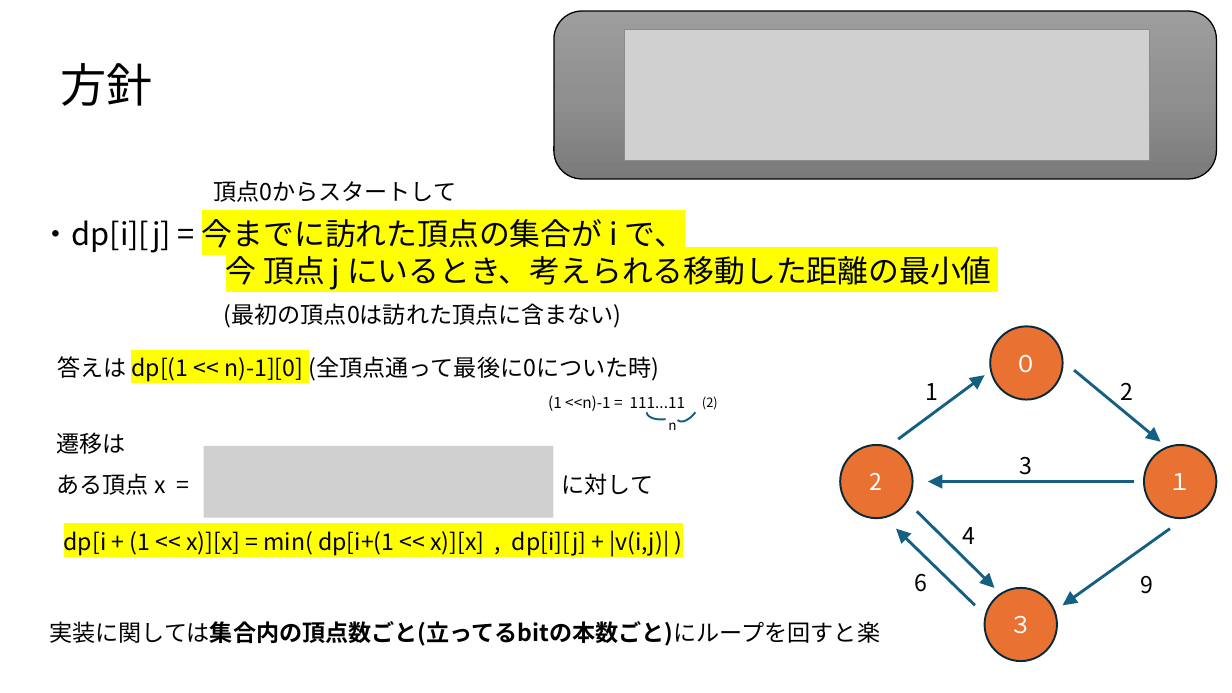
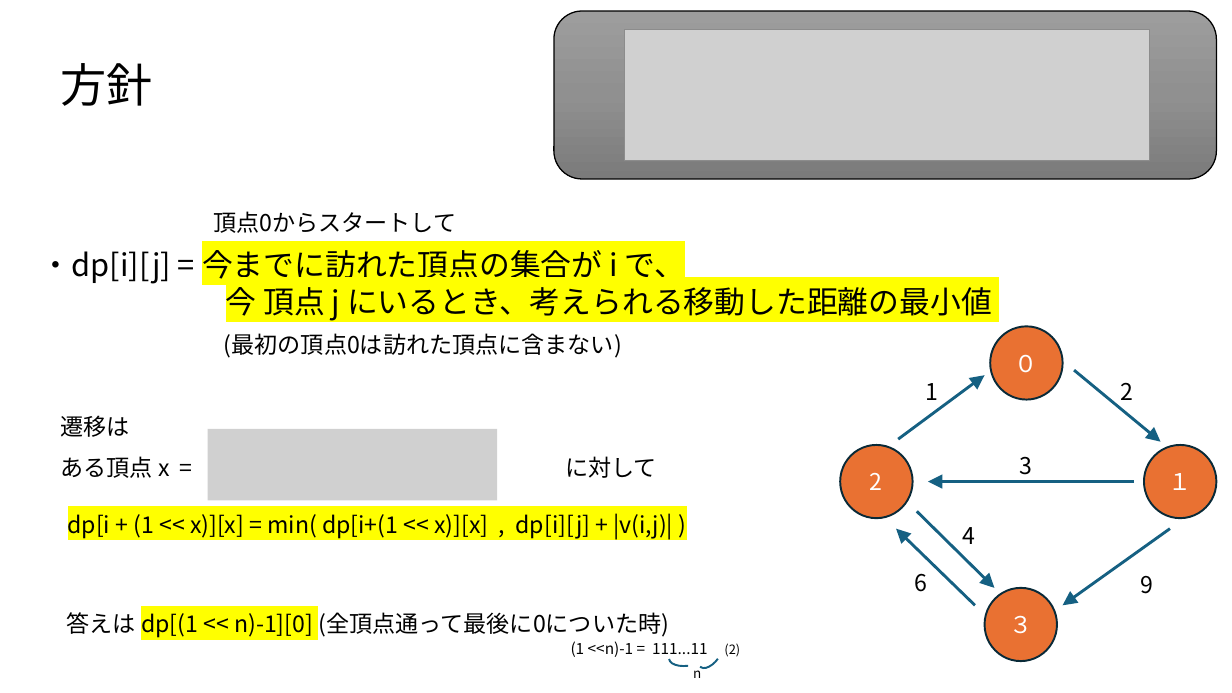
Before and after one commit to triC-tmu/workshop_2024, a slide deck: slide 17 of 20240331_bit全探索_bitDP/bit全探索_bitDP.pptx (slide 16 before the commit). Drawn at 1232x693 pixels with LibreOffice and Linux fonts; fonts in the diff are those of the drawing; grey boxes stand for pictures. Boxes give left, top, right and bottom in pixels: in the first picture for what was removed or moved away, otherwise in the second. Text is boxed around its words. In the diff, an @@ line names an element or a change of style, - is before the commit and + after.

```diff
--- a/20240331_bit全探索_bitDP/bit全探索_bitDP.pptx
+++ b/20240331_bit全探索_bitDP/bit全探索_bitDP.pptx
@@ 3 texts: place and size @@
-3 texts at <box>41,180,992,328</box>
+3 texts at <box>41,211,992,358</box>
@@ text "遷移は": place and size @@
-text "遷移は" at <box>57,432,126,454</box>
+text "遷移は" at <box>61,415,130,437</box>
@@ text "ある頂点 x =": place and size @@
-text "ある頂点 x =" at <box>57,473,166,495</box>
+text "ある頂点 x =" at <box>61,456,170,478</box>
@@ picture: place and size @@
-picture at <box>203,445,554,518</box>
+picture at <box>208,429,497,501</box>
@@ text "に対して": place and size @@
-text "に対して" at <box>561,473,653,495</box>
+text "に対して" at <box>565,456,657,478</box>
@@ text "dp[i + (1 << x)][x] ...": place and size @@
-text "dp[i + (1 << x)][x] ..." at <box>64,530,669,555</box>
+text "dp[i + (1 << x)][x] ..." at <box>68,513,673,538</box>
@@ text removed at <box>49,621,880,646</box> @@
-実装に関しては集合内の頂点数ごと(立ってるbitの本数ごと)にループを回すと楽
@@ text "答えは dp[(1 << n)-1][0] (全頂点通って最後に0についた時)": place and size @@
-text "答えは dp[(1 << n)-1][0] (全頂点通って最後に0についた時)" at <box>57,356,660,382</box>
+text "答えは dp[(1 << n)-1][0] (全頂点通って最後に0についた時)" at <box>67,612,669,638</box>
@@ text "(1 <<n)-1 = 111...11": place and size @@
-text "(1 <<n)-1 = 111...11" at <box>548,395,686,411</box>
+text "(1 <<n)-1 = 111...11" at <box>571,641,708,659</box>
@@ 2 arc (boxed as its full ellipse)s, 1 text: place and size @@
-2 arc (boxed as its full ellipse)s, 1 text at <box>646,386,718,426</box>
+2 arc (boxed as its full ellipse)s, 1 text at <box>668,632,740,673</box>
@@ text "n" rewrapped from <box>668,422,676,430</box> to <box>693,666,701,678</box> @@
```
Also in this commit, not shown: 5 other slides changed, 20 slides added, 1 other file.
